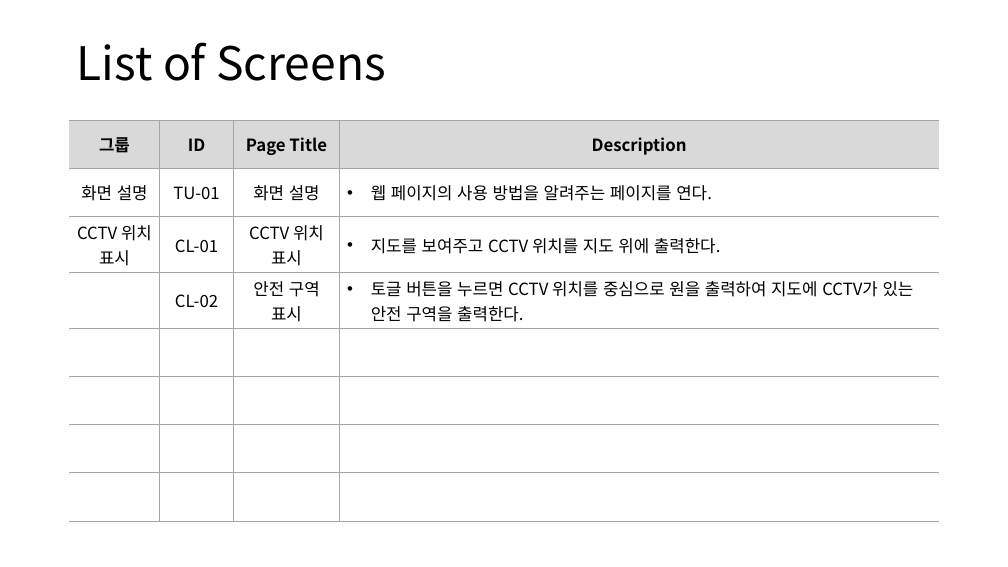
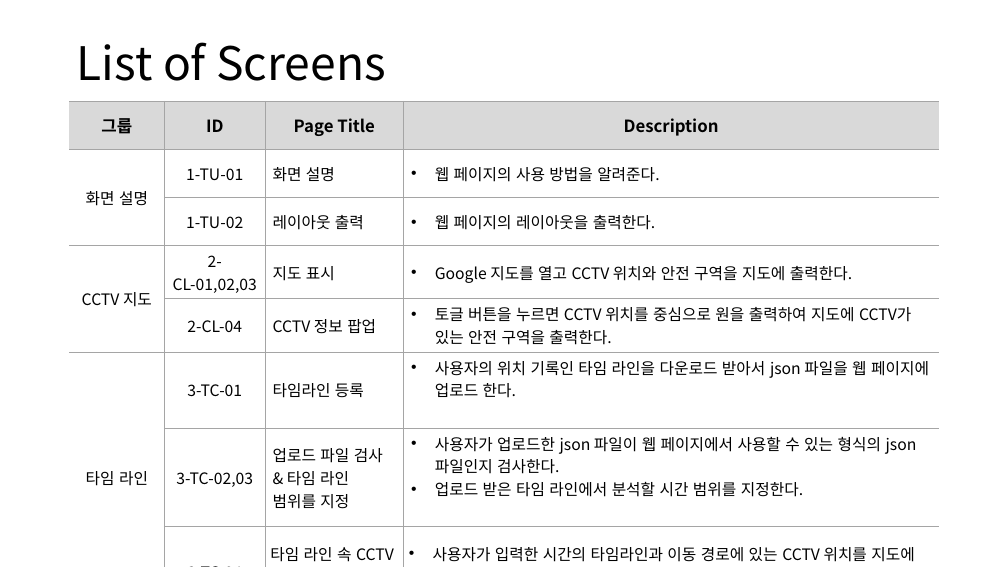
Before and after one commit to tmdwns9630/CCTV_Checker, a slide deck: slide 5 of SRS/V10.1_화면설계서_CCTVChecker_최승준.pptx. Drawn at 1008x567 pixels with LibreOffice and Linux fonts; fonts in the diff are those of the drawing. Boxes give left, top, right and bottom in pixels: in the first picture for what was removed or moved away, otherwise in the second. Text is boxed around its words. In the diff, an @@ line names an element or a change of style, - is before the commit and + after.

Commit message:
화면 설계서 작성 중

```diff
--- a/SRS/V10.1_화면설계서_CCTVChecker_최승준.pptx
+++ b/SRS/V10.1_화면설계서_CCTVChecker_최승준.pptx
@@ table at (70, 101, 939, 566) @@
-row 2, column 2: TU-01
+row 2, column 2: 1-TU-01
-row 2, column 4: 웹 페이지의 사용 방법을 알려주는 페이지를 연다.
+row 2, column 4: 웹 페이지의 사용 방법을 알려준다.
-row 3: CCTV 위치 표시 | CL-01 | CCTV 위치 표시 | 지도를 보여주고 CCTV 위치를 지도 위에 출력한다.
+row 3:  | 1-TU-02 | 레이아웃 출력 | 웹 페이지의 레이아웃을 출력한다.
-row 4:  | CL-02 | 안전 구역 표시 | 토글 버튼을 누르면 CCTV 위치를 중심으로 원을 출력하여 지도에 CCTV가 있는 안전 구역을 출력한다.
+row 4: CCTV 지도 | 2-CL-01,02,03 | 지도 표시 | Google 지도를 열고 CCTV 위치와 안전 구역을 지도에 출력한다.
-row 5:  |  |  | 
+row 5:  | 2-CL-04 | CCTV 정보 팝업 | 토글 버튼을 누르면 CCTV 위치를 중심으로 원을 출력하여 지도에 CCTV가 있는 안전 구역을 출력한다.
-row 6:  |  |  | 
+row 6: 타임 라인 | 3-TC-01 | 타임라인 등록 | 사용자의 위치 기록인 타임 라인을 다운로드 받아서 json 파일을 웹 페이지에 업로드 한다.
-row 7:  |  |  | 
+row 7:  | 3-TC-02,03 | 업로드 파일 검사 & 타임 라인 범위를 지정 | 사용자가 업로드한 json 파일이 웹 페이지에서 사용할 수 있는 형식의 json 파일인지 검사한다. / 업로드 받은 타임 라인에서 분석할 시간 범위를 지정한다.
-row 8:  |  |  | 
+row 8:  | 3-TC-04 | 타임 라인 속 CCTV 위치 분석 | 사용자가 입력한 시간의 타임라인과 이동 경로에 있는 CCTV 위치를 지도에 표시한다.
@@ size 16 to 15 pt in "화면 설명", "화면 설명" @@
@@ alignment centre to left @@
@@ table: place and size @@
-table at (70, 120, 940, 505)
+table at (70, 101, 939, 566)
```
Also in this commit, not shown: 3 other slides changed, 5 slides added, 1 other file.
